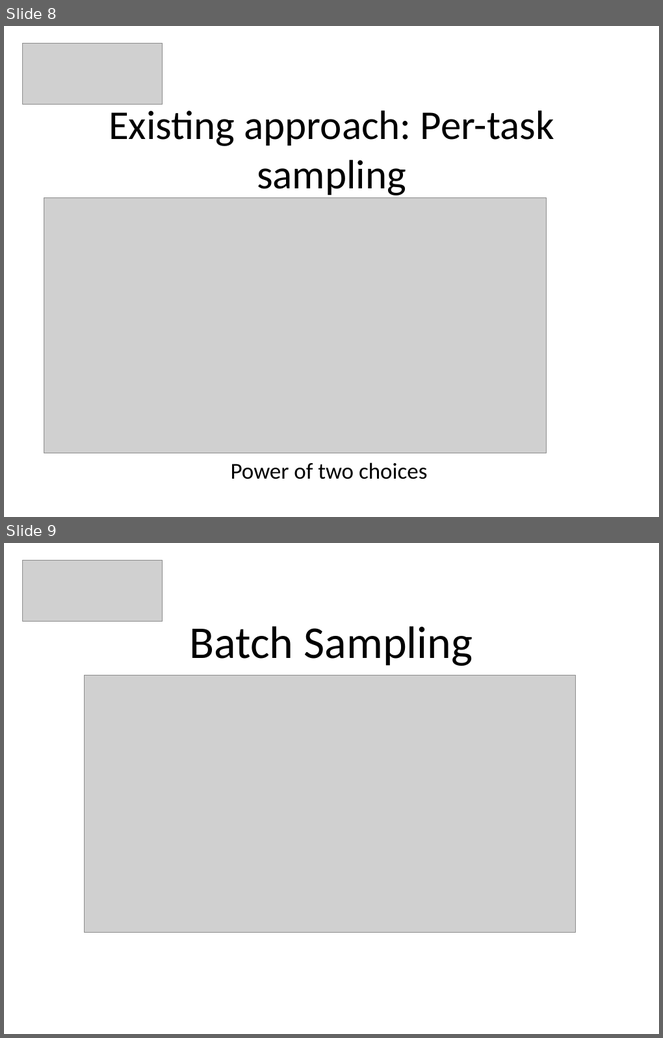
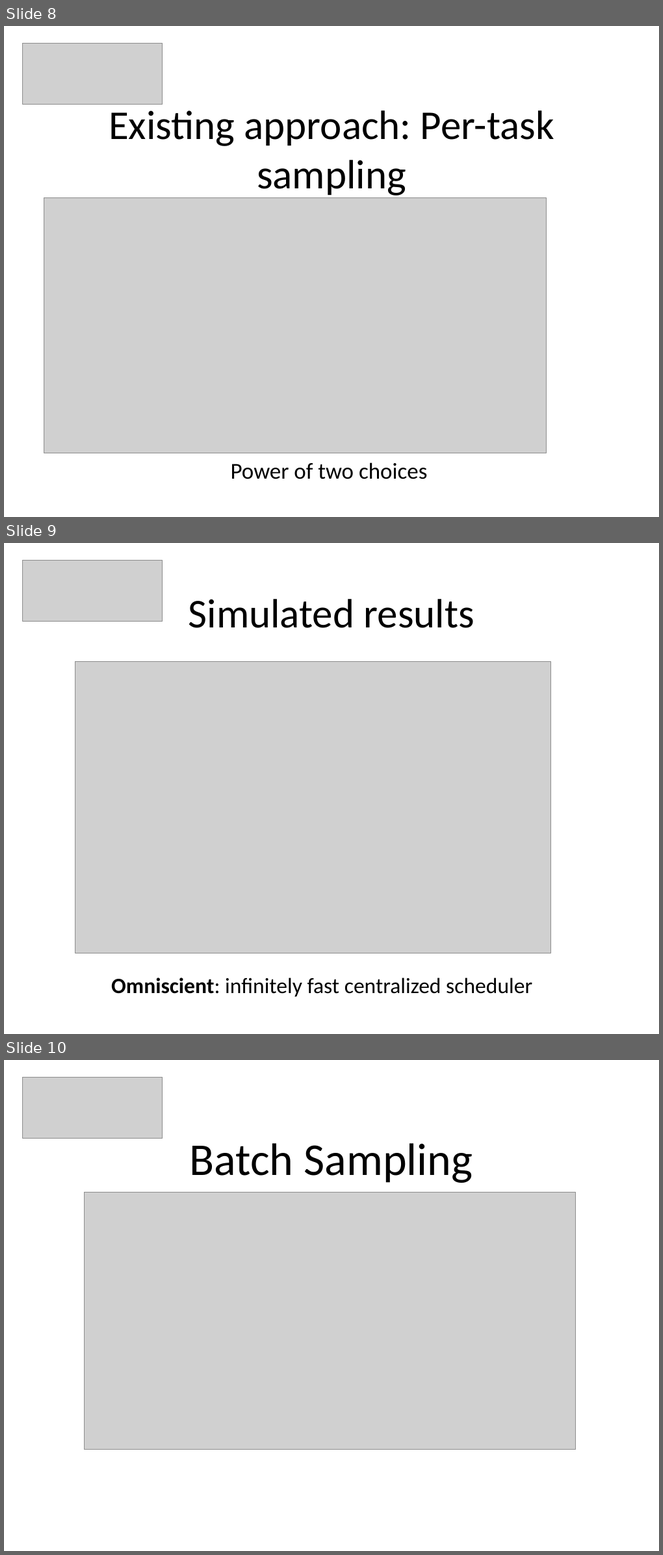
Before and after one commit to PeBraz/MapNoReduce, a slide deck: paper-presentation/padi-presentation.pptx. Shown one above the other, each under a label of ours: slides 8 and 9 before the commit, slides 8, 9 and 10 after it. The pictures are 663x1038 and 663x1555 pixels, drawn with LibreOffice and Linux fonts; fonts in the diff are those of the drawing; grey boxes stand for pictures. Boxes give left, top, right and bottom in pixels: in the first picture for what was removed or moved away, otherwise in the second. Text is boxed around its words. In the diff, an @@ line names an element or a change of style, - is before the commit and + after.

```diff
--- a/paper-presentation/padi-presentation.pptx
+++ b/paper-presentation/padi-presentation.pptx
@@ slide 9 added at (4,543,659,1034), background #FFFFFF @@
@@ picture added at (23,560,163,622) @@
@@ title added at (189,599,475,628), 45 pt, text #000000 @@
+Simulated results
@@ picture added at (75,661,551,953) @@
@@ text added at (111,978,532,997), 24 pt, text #000000 @@
+Omniscient: infinitely fast centralized scheduler
@@ what was slide 9 is now slide 10 @@
```
Also in this commit, not shown: 3 slides changed, 1 other slide added.
